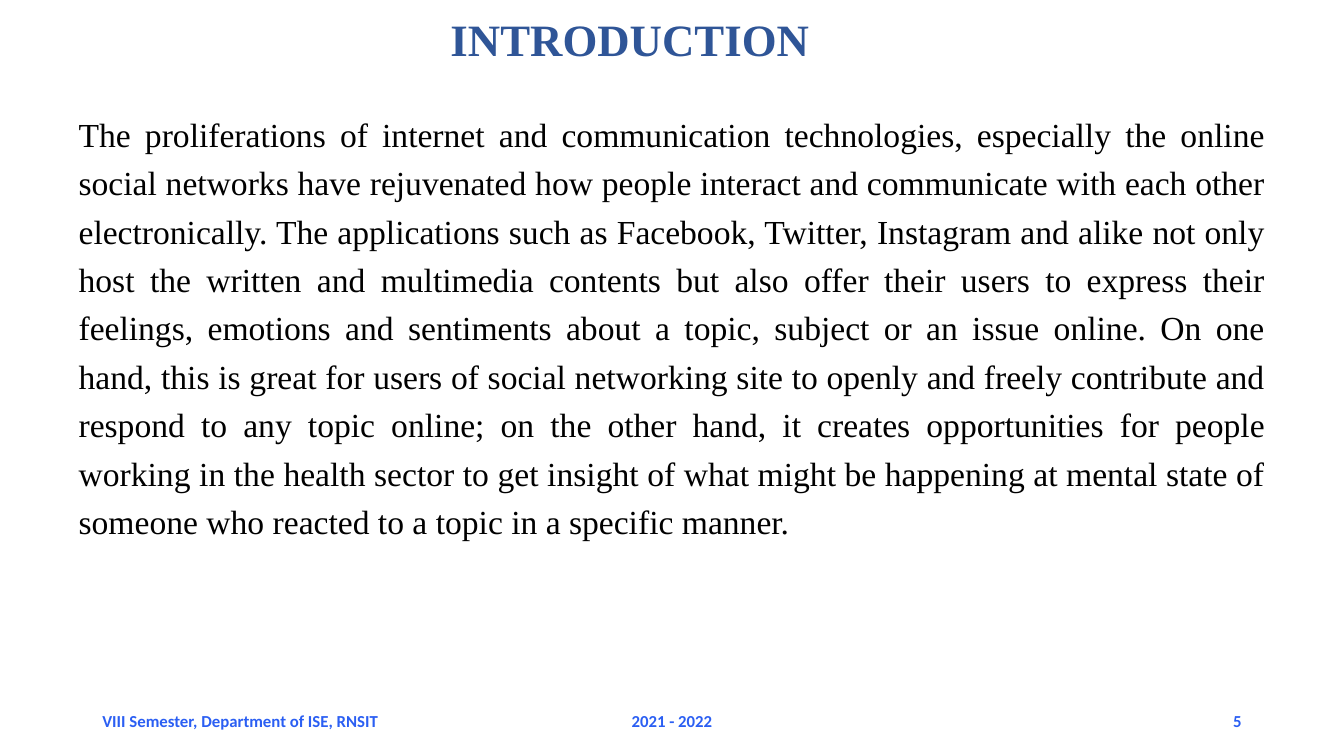
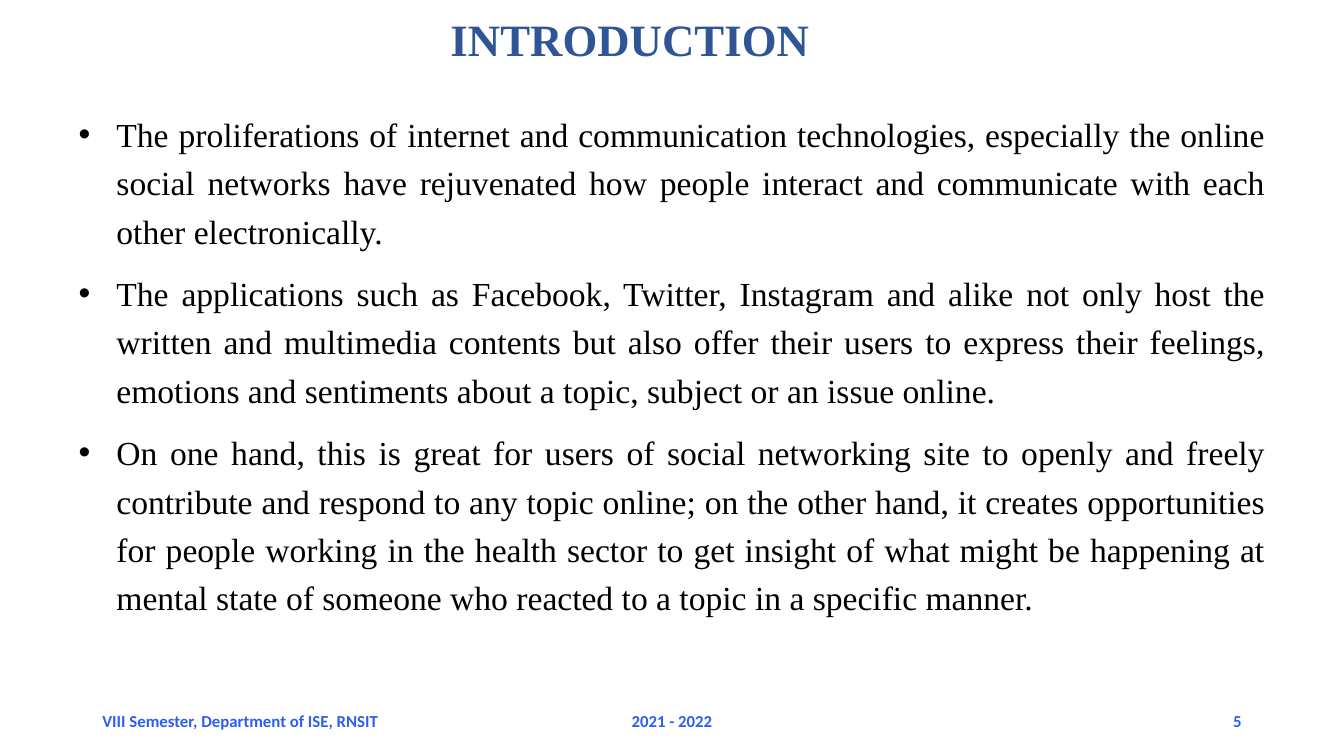
Before and after one commit to aarshabh/Depression-Detection-using-Twitter, a slide deck: slide 5 of PPT PRESENTATION.pptx. Drawn at 1344x756 pixels with LibreOffice and Linux fonts; fonts in the diff are those of the drawing; background and template pictures are left out. Boxes give left, top, right and bottom in pixels: in the first picture for what was removed or moved away, otherwise in the second. Text is boxed around its words. In the diff, an @@ line names an element or a change of style, - is before the commit and + after.

```diff
--- a/PPT PRESENTATION.pptx
+++ b/PPT PRESENTATION.pptx
@@ text at [116,123,1265,617]: text changed @@
-The proliferations of internet and communication technologies, especially the online social networks have rejuvenated how people interact and communicate with each other electronically. The applications such as Facebook, Twitter, Instagram and alike not only host the written and multimedia contents but also offer their users to express their feelings, emotions and sentiments about a topic, subject or an issue online. On one hand, this is great for users of social networking site to openly and freely contribute and respond to any topic online; on the other hand, it creates opportunities for people working in the health sector to get insight of what might be happening at mental state of someone who reacted to a topic in a specific manner.
+• The proliferations of internet and communication technologies, especially the online social networks have rejuvenated how people interact and communicate with each other electronically.
+• The applications such as Facebook, Twitter, Instagram and alike not only host the written and multimedia contents but also offer their users to express their feelings, emotions and sentiments about a topic, subject or an issue online.
+• On one hand, this is great for users of social networking site to openly and freely contribute and respond to any topic online; on the other hand, it creates opportunities for people working in the health sector to get insight of what might be happening at mental state of someone who reacted to a topic in a specific manner.
```
Also in this commit, not shown: 5 other slides changed.
